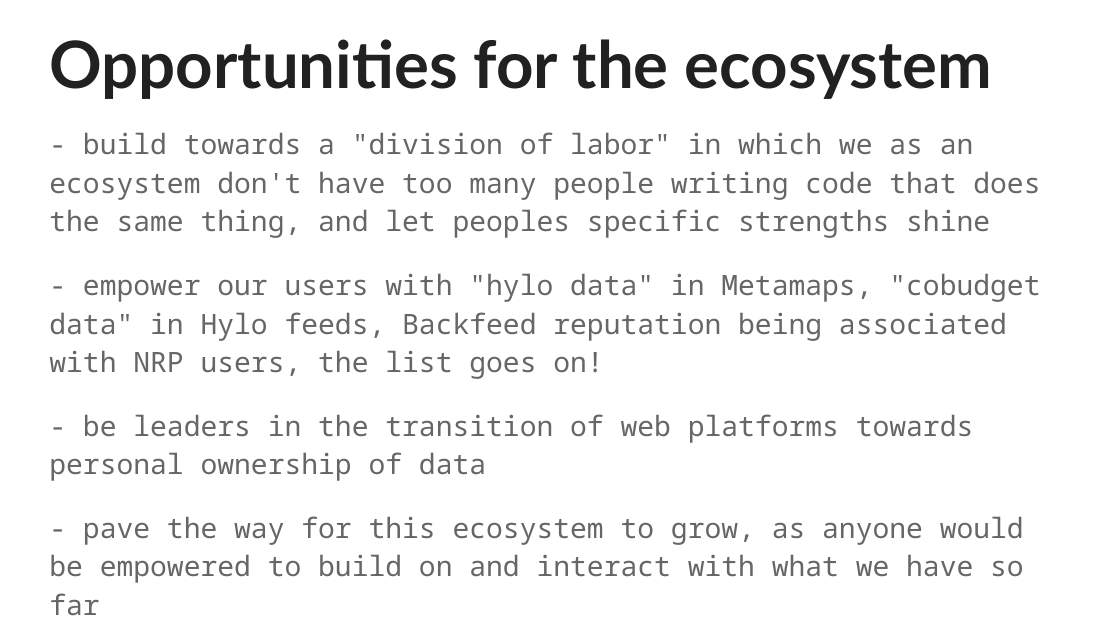
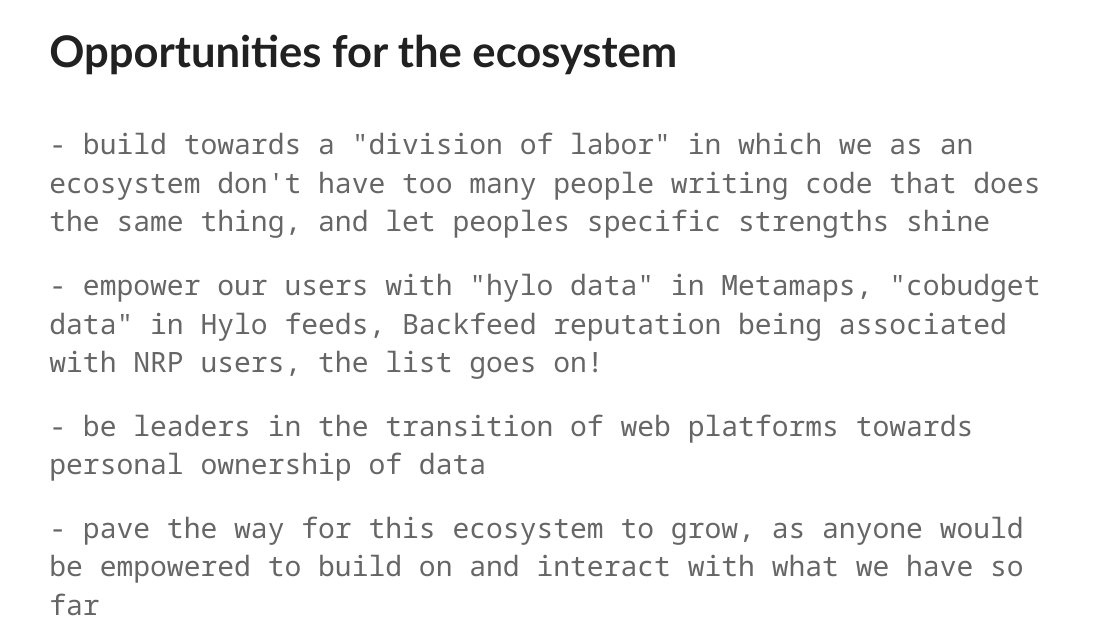
Before and after one commit to valueflows/valueflows, a slide deck: slide 30 of docs/presentations/Co-Creating A Common Data Language.odp. Drawn at 1120x630 pixels with LibreOffice and Linux fonts; fonts in the diff are those of the drawing. Boxes give left, top, right and bottom in pixels: in the first picture for what was removed or moved away, otherwise in the second. Text is boxed around its words. In the diff, an @@ line names an element or a change of style, - is before the commit and + after.

Commit message:
presentations page and more presentations

```diff
--- a/docs/presentations/Co-Creating A Common Data Language.odp
+++ b/docs/presentations/Co-Creating A Common Data Language.odp
@@ title "Opportunities for the ecosystem" at (x1=49, y1=34, x2=677, y2=75): size 42 to 28 pt @@
```
Also in this commit, not shown: 30 other slides changed, 14 other files.
